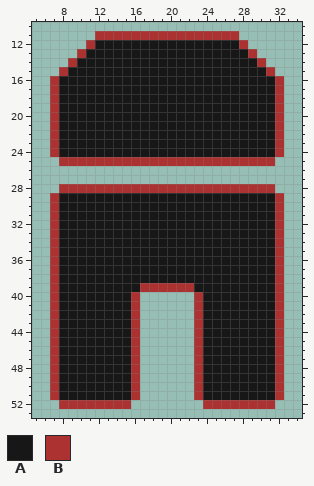
Pixel-art file -- Assets/Sprites/Spelagent.asesprite.aseprite. This is how it looked before the edit.
40x60 pixels, 1 frame. Shown: x 5..34, y 10..53.
Palette (. is transparent): A #171717  B #ac3232
Pixels before, first column x 7:
11 .....BBBBBBBBBBBBBBBB.....
12 ....BAAAAAAAAAAAAAAAAB....
13 ...BAAAAAAAAAAAAAAAAAAB...
14 ..BAAAAAAAAAAAAAAAAAAAAB..
15 .BAAAAAAAAAAAAAAAAAAAAAAB.
16 BAAAAAAAAAAAAAAAAAAAAAAAAB
17 BAAAAAAAAAAAAAAAAAAAAAAAAB
18 BAAAAAAAAAAAAAAAAAAAAAAAAB
19 BAAAAAAAAAAAAAAAAAAAAAAAAB
20 BAAAAAAAAAAAAAAAAAAAAAAAAB
21 BAAAAAAAAAAAAAAAAAAAAAAAAB
22 BAAAAAAAAAAAAAAAAAAAAAAAAB
23 BAAAAAAAAAAAAAAAAAAAAAAAAB
24 BAAAAAAAAAAAAAAAAAAAAAAAAB
25 .BBBBBBBBBBBBBBBBBBBBBBBB.
26 ..........................
27 ..........................
28 .BBBBBBBBBBBBBBBBBBBBBBBB.
29 BAAAAAAAAAAAAAAAAAAAAAAAAB
30 BAAAAAAAAAAAAAAAAAAAAAAAAB
31 BAAAAAAAAAAAAAAAAAAAAAAAAB
32 BAAAAAAAAAAAAAAAAAAAAAAAAB
33 BAAAAAAAAAAAAAAAAAAAAAAAAB
34 BAAAAAAAAAAAAAAAAAAAAAAAAB
35 BAAAAAAAAAAAAAAAAAAAAAAAAB
36 BAAAAAAAAAAAAAAAAAAAAAAAAB
37 BAAAAAAAAAAAAAAAAAAAAAAAAB
38 BAAAAAAAAAAAAAAAAAAAAAAAAB
39 BAAAAAAAAABBBBBBAAAAAAAAAB
40 BAAAAAAAAB......BAAAAAAAAB
41 BAAAAAAAAB......BAAAAAAAAB
42 BAAAAAAAAB......BAAAAAAAAB
43 BAAAAAAAAB......BAAAAAAAAB
44 BAAAAAAAAB......BAAAAAAAAB
45 BAAAAAAAAB......BAAAAAAAAB
46 BAAAAAAAAB......BAAAAAAAAB
47 BAAAAAAAAB......BAAAAAAAAB
48 BAAAAAAAAB......BAAAAAAAAB
49 BAAAAAAAAB......BAAAAAAAAB
50 BAAAAAAAAB......BAAAAAAAAB
51 BAAAAAAAAB......BAAAAAAAAB
52 .BBBBBBBB........BBBBBBBB.
The same view after the edit:
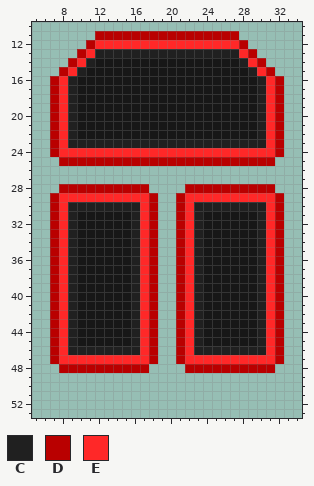
Colours new in this view: C #202020  D #b90000  E #ff2828
Edits made:
Changed rows in their new state; - is an unchanged pixel.
first column x 7:
11 -----DDDDDDDDDDDDDDDD-----
12 ----DEEEEEEEEEEEEEEEED----
13 ---DECCCCCCCCCCCCCCCCED---
14 --DEC----------------CED--
15 -DEC------------------CED-
16 DEC--------------------CED
17 DEC--------------------CED
18 DEC--------------------CED
19 DEC--------------------CED
20 DEC--------------------CED
21 DEC--------------------CED
22 DEC--------------------CED
23 DECCCCCCCCCCCCCCCCCCCCCCED
24 DEEEEEEEEEEEEEEEEEEEEEEEED
25 -DDDDDDDDDDDDDDDDDDDDDDDD-
28 -DDDDDDDDDD....DDDDDDDDDD-
29 DEEEEEEEEEED..DEEEEEEEEEED
30 DECCCCCCCCED..DECCCCCCCCED
31 DEC------CED..DEC------CED
32 DEC------CED..DEC------CED
33 DEC------CED..DEC------CED
34 DEC------CED..DEC------CED
35 DEC------CED..DEC------CED
36 DEC------CED..DEC------CED
37 DEC------CED..DEC------CED
38 DEC------CED..DEC------CED
39 DEC------CED..DEC------CED
40 DEC------CED--DEC------CED
41 DEC------CED--DEC------CED
42 DEC------CED--DEC------CED
43 DEC------CED--DEC------CED
44 DEC------CED--DEC------CED
45 DEC------CED--DEC------CED
46 DECCCCCCCCED--DECCCCCCCCED
47 DEEEEEEEEEED--DEEEEEEEEEED
48 .DDDDDDDDDD----DDDDDDDDDD.
49 ..........------..........
50 ..........------..........
51 ..........------..........
52 -........--------........-
Changed places in both pictures, as pixel boxes (x1, y1, x2, y2):
changed: (50, 31, 284, 409)
